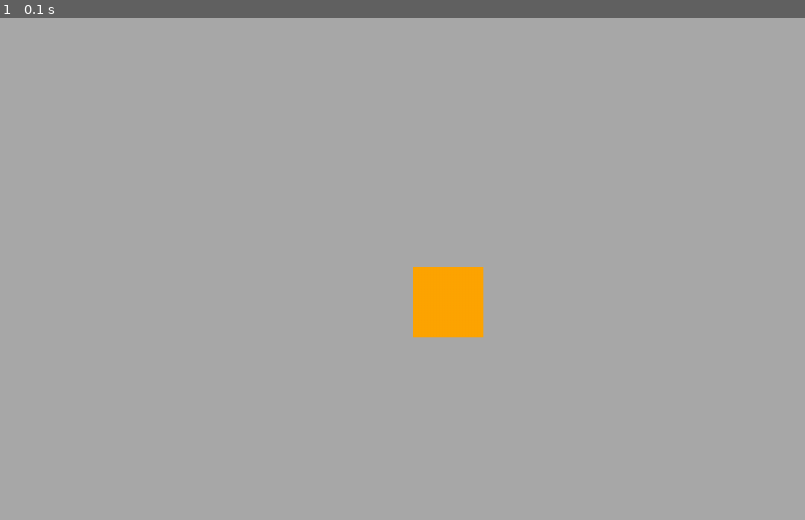
Above: before the commit, frame 1.
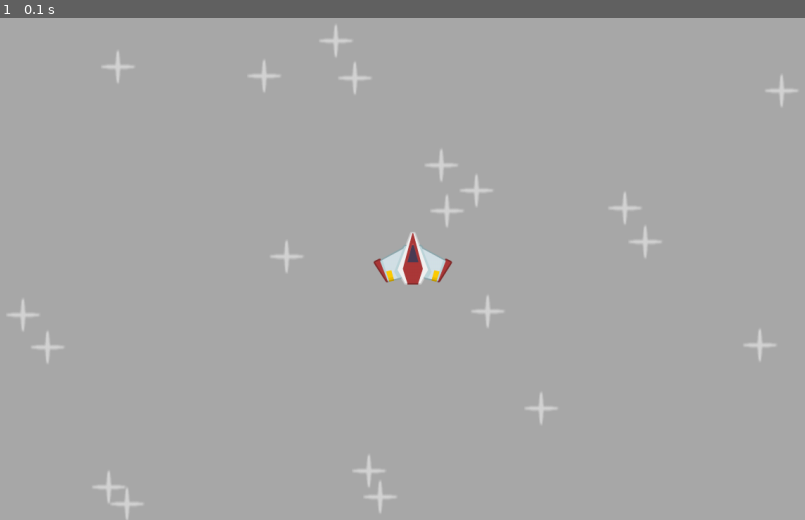
Above: after the commit, the same moment.

Repository: nicolasorobia/PyGame-Tutorials
Game: pygame game, started from space shooter/code/main.py
Two runs of this game, one before a commit and one after it. Both use one fixed random seed, a clock stepped at 60 frames per second and the inputs below.
Inputs:
- Up to frame 1 (0.1 s): no input

The runs differ from the first frame. In frame 1, 2.6% of the frame differs, in the area x 0-100%, y 1-100%.

Commit message:
learned how to upload images with join() and used list comprehension to place 20 stars randomly in display surface

Diff:
--- a/space shooter/code/main.py
+++ b/space shooter/code/main.py
@@ -1,16 +1,23 @@
 import pygame
+from os.path import join
+from random import randint
 
 # general setup
 pygame.init()
 WINDOW_WIDTH, WINDOW_HEIGHT = 1280, 720
 display_surface = pygame.display.set_mode((WINDOW_WIDTH,WINDOW_HEIGHT))
-pygame.display.set_caption("Space Shooter")
-pygame.display.set_icon(pygame.image.load('images/player.png'))
+pygame.display.set_caption("Space Shooter") # Configure title of game window
+pygame.display.set_icon(pygame.image.load('images\player.png')) # Configure icon image next to title
 running = True
 
-# surface
-surf = pygame.Surface((100,100))
-surf.fill('orange')
+# plain surface
+# surf = pygame.Surface((100,100))
+# surf.fill('orange')
+
+# importing an image
+player_surf = pygame.image.load(join('images', 'player.png')).convert_alpha()
+star_surf = pygame.image.load(join('images', 'star.png')).convert_alpha()
+star_positions = [(randint(0, WINDOW_WIDTH), randint(0, WINDOW_HEIGHT) ) for _ in range(20)]
 
 while running:
     # event loop
@@ -18,9 +25,13 @@
         if event.type == pygame.QUIT:
             running = False
 
+    display_surface.fill('darkgray')
+    display_surface.blit(player_surf, ((1280/2) - (player_surf.get_width()/2), 310))
 
-    display_surface.fill('darkgray')
-    display_surface.blit(surf, (640, 360))
+    # place 20 stars surfaces randomly
+    for pos in star_positions:
+        display_surface.blit(star_surf, pos)
+
     pygame.display.update()
 
 pygame.quit()
